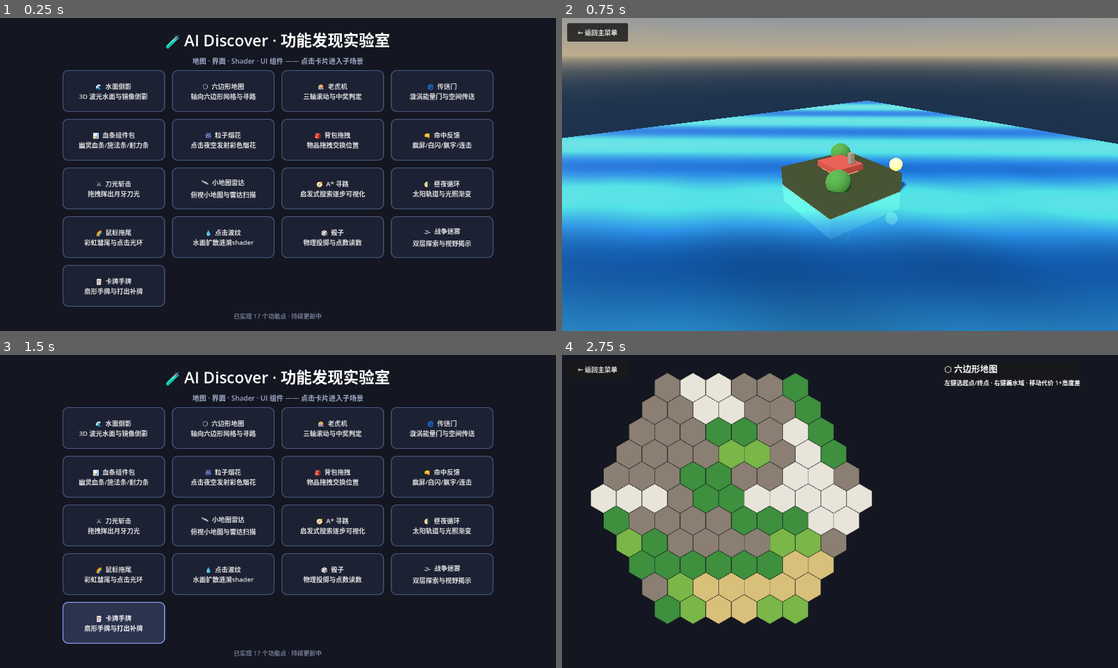
Above: before the commit, frames 1-4 (two rows, left to right).
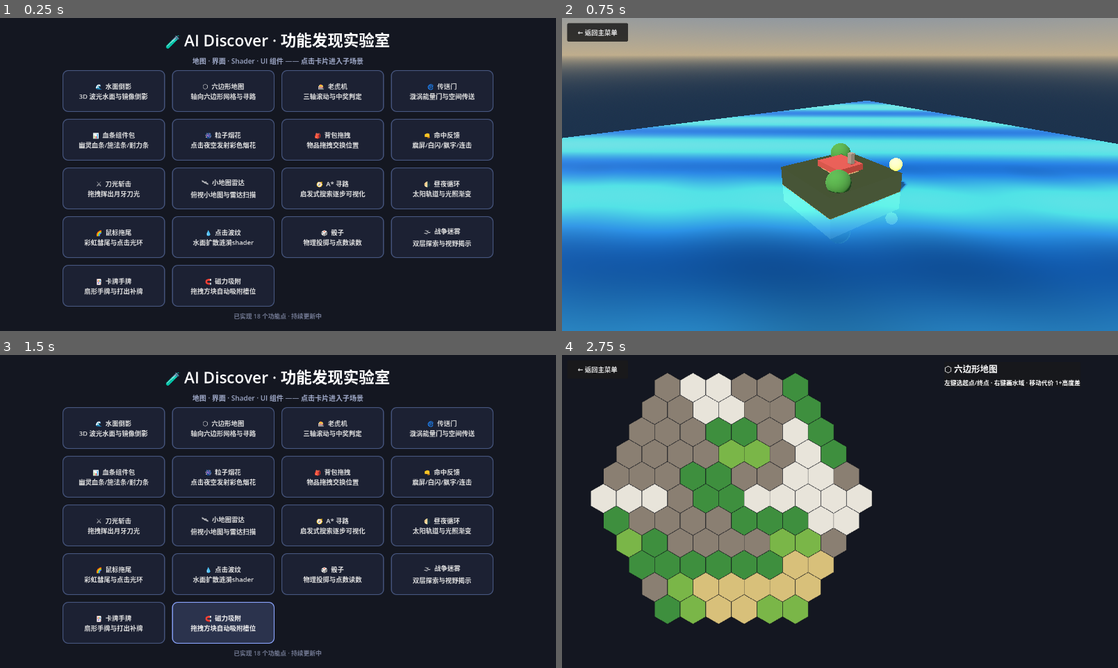
Above: after the commit, the same moments.

Repository: richardkiwilee/pyFramework
Game: Godot game, scene res://scenes/menu.tscn
The game is run twice, just before and just after one commit, with the same random seed, the same clock (stepped at 60 frames per second) and the same inputs.
Inputs:
- Up to frame 1 (0.25 s): no input
- Up to frame 2 (0.75 s): click "🌊 水面倒影 3D 波光水面与镜像倒影" at 0.5 s
- Up to frame 3 (1.5 s): click "← 返回主菜单" at 1.25 s
- Up to frame 4 (2.75 s): click "⬡ 六边形地图 轴向六边形网格与寻路" at 2 s

The runs differ from the first frame. In frame 1, 0.5% of the frame differs, in the area x 30-50%, y 78-96%; in frame 2, nothing differs; in frame 3, 4.7%, in the area x 11-50%, y 78-96%; in frame 4, nothing differs.

Commit message:
ai-discover: 功能18 磁力吸附——拖拽方块吸附最近空槽/弹回
Co-Authored-By: Claude <noreply@anthropic.com>

Diff:
--- /dev/null
+++ b/ai-discover/features/magnet_snap/magnet_snap.gd
@@ -0,0 +1,156 @@
+extends Control
+## =============================================================================
+## 磁力吸附拖拽 —— 拖动方块，松手自动吸附到最近的空槽位
+## =============================================================================
+## · 4×4 槽位网格（右侧），彩色方块堆（左侧）；
+## · 拖动方块跟随鼠标，实时高亮"将吸附的最近空槽"（吸附半径内）；
+## · 松手：吸附半径内有空槽 → 平滑滑入槽心并锁定；
+##         没有可用槽 → 弹回原位置；
+## · 点击已入槽的方块可以再次拿起。
+## =============================================================================
+
+const SLOT_GRID := Vector2i(4, 4)
+const SLOT_SPACING := 118.0
+const SLOT_ORIGIN := Vector2(560, 120)
+const SNAP_RADIUS := 95.0
+
+const BLOCK_COLORS: Array[Color] = [
+	Color(0.90, 0.35, 0.30), Color(0.35, 0.75, 0.40), Color(0.30, 0.55, 0.95),
+	Color(0.95, 0.80, 0.25), Color(0.70, 0.40, 0.95), Color(0.35, 0.85, 0.85),
+	Color(0.95, 0.60, 0.25), Color(0.85, 0.45, 0.70),
+]
+
+var _slots: Array[Vector2] = []
+var _blocks: Array = []             # {node, home, slot}  slot=-1 未入槽
+var _dragging: Dictionary = {}      # {node, offset}
+var _snap_target := -1
+
+@onready var status_label: Label = $CanvasLayer/StatusLabel
+
+
+func _ready() -> void:
+	for gy in SLOT_GRID.y:
+		for gx in SLOT_GRID.x:
+			_slots.append(SLOT_ORIGIN + Vector2(gx, gy) * SLOT_SPACING)
+	# 左侧方块堆
+	for i in BLOCK_COLORS.size():
+		var b := _make_block(BLOCK_COLORS[i], i)
+		var home := Vector2(90 + (i % 2) * 130, 140 + (i / 2) * 130)
+		b.position = home
+		_blocks.append({"node": b, "home": home, "slot": -1})
+	queue_redraw()
+
+
+func _make_block(color: Color, idx: int) -> Control:
+	var b := Control.new()
+	b.custom_minimum_size = Vector2(84, 84)
+	var sb := StyleBoxFlat.new()
+	sb.bg_color = color
+	sb.set_corner_radius_all(14)
+	sb.border_color = Color(1, 1, 1, 0.35)
+	sb.set_border_width_all(3)
+	var panel := Panel.new()
+	panel.size = Vector2(84, 84)
+	panel.add_theme_stylebox_override("panel", sb)
+	panel.mouse_filter = Control.MOUSE_FILTER_IGNORE
+	b.add_child(panel)
+	var l := Label.new()
+	l.text = "★%d" % (idx + 1)
+	l.size = Vector2(84, 84)
+	l.horizontal_alignment = HORIZONTAL_ALIGNMENT_CENTER
+	l.vertical_alignment = VERTICAL_ALIGNMENT_CENTER
+	l.mouse_filter = Control.MOUSE_FILTER_IGNORE
+	l.add_theme_font_size_override("font_size", 22)
+	b.add_child(l)
+	b.gui_input.connect(_on_block_input.bind(b))
+	add_child(b)
+	return b
+
+
+func _on_block_input(event: InputEvent, b: Control) -> void:
+	if event is InputEventMouseButton:
+		if event.pressed and event.button_index == MOUSE_BUTTON_LEFT:
+			_start_drag(b)
+		elif not event.pressed and event.button_index == MOUSE_BUTTON_LEFT:
+			_end_drag()
+
+
+func _start_drag(b: Control) -> void:
+	var entry := _entry_of(b)
+	_dragging = {"node": b, "offset": b.position - get_viewport().get_mouse_position()}
+	if entry["slot"] >= 0:
+		entry["slot"] = -1   # 拿起即脱离槽位
+	b.z_index = 50
+
+
+func _entry_of(b: Control) -> Dictionary:
+	for e in _blocks:
+		if e["node"] == b:
+			return e
+	return {}
+
+
+func _process(_delta: float) -> void:
+	if _dragging.is_empty():
+		return
+	var b: Control = _dragging["node"]
+	b.position = get_viewport().get_mouse_position() + _dragging["offset"]
+	# 找最近空槽（吸附半径内）
+	_snap_target = _nearest_free_slot(b.position + Vector2(42, 42))
+	queue_redraw()
+
+
+func _end_drag() -> void:
+	if _dragging.is_empty():
+		return
+	var b: Control = _dragging["node"]
+	var entry := _entry_of(b)
+	_dragging = {}
+	b.z_index = 0
+	if _snap_target >= 0:
+		entry["slot"] = _snap_target
+		var tw := b.create_tween()
+		tw.tween_property(b, "position", _slots[_snap_target] - Vector2(42, 42), 0.18) \
+			.set_trans(Tween.TRANS_QUAD).set_ease(Tween.EASE_OUT)
+		status_label.text = "🧲 吸附到槽位 %d" % _snap_target
+	else:
+		var tw := b.create_tween()
+		tw.tween_property(b, "position", entry["home"], 0.25) \
+			.set_trans(Tween.TRANS_BACK).set_ease(Tween.EASE_OUT)
+		status_label.text = "没有可用槽位，方块弹回"
+	_snap_target = -1
+	queue_redraw()
+
+
+func _nearest_free_slot(pos: Vector2) -> int:
+	var best := -1
+	var best_d := SNAP_RADIUS
+	for i in _slots.size():
+		if _slot_taken(i):
+			continue
+		var d := pos.distance_to(_slots[i])
+		if d < best_d:
+			best_d = d
+			best = i
+	return best
+
+
+func _slot_taken(idx: int) -> bool:
+	for e in _blocks:
+		if e["slot"] == idx:
+			return true
+	return false
+
+
+func _draw() -> void:
+	# 槽位
+	for i in _slots.size():
+		var p := _slots[i]
+		if _slot_taken(i):
+			draw_circle(p, 34, Color(0.20, 0.24, 0.32))
+		else:
+			draw_circle(p, 34, Color(0.11, 0.13, 0.19))
+		if _snap_target == i:
+			draw_arc(p, 42, 0, TAU, 32, Color(0.4, 0.9, 1.0), 4.0)   # 吸附预告
+		draw_arc(p, 34, 0, TAU, 32, Color(0.35, 0.4, 0.55), 2.0)
+	draw_line(Vector2(430, 60), Vector2(430, 660), Color(0.2, 0.22, 0.3), 2.0)
--- /dev/null
+++ b/ai-discover/features/magnet_snap/magnet_snap.tscn
@@ -0,0 +1,41 @@
+[gd_scene load_steps=3 format=3]
+
+[ext_resource type="Script" path="res://features/magnet_snap/magnet_snap.gd" id="1_main"]
+[ext_resource type="PackedScene" path="res://scenes/back_button.tscn" id="2_back"]
+
+[node name="MagnetSnap" type="Control"]
+layout_mode = 3
+anchors_preset = 15
+anchor_right = 1.0
+anchor_bottom = 1.0
+grow_horizontal = 2
+grow_vertical = 2
+script = ExtResource("1_main")
+
+[node name="BackButton" parent="." instance=ExtResource("2_back")]
+
+[node name="CanvasLayer" type="CanvasLayer" parent="."]
+
+[node name="Title" type="Label" parent="CanvasLayer"]
+offset_left = 60.0
+offset_top = 40.0
+offset_right = 400.0
+offset_bottom = 80.0
+theme_override_font_sizes/font_size = 24
+text = "🧲 磁力吸附"
+
+[node name="LeftHint" type="Label" parent="CanvasLayer"]
+offset_left = 60.0
+offset_top = 560.0
+offset_right = 400.0
+offset_bottom = 650.0
+theme_override_font_sizes/font_size = 14
+text = "左侧方块：\n按住拖动 → 右侧槽位\n松手自动吸附最近空槽"
+
+[node name="StatusLabel" type="Label" parent="CanvasLayer"]
+offset_left = 16.0
+offset_top = 690.0
+offset_right = 1000.0
+offset_bottom = 716.0
+theme_override_font_sizes/font_size = 15
+text = "拖动方块尝试吸附 · 已入槽的方块可再次拿起"
--- a/ai-discover/scripts/menu.gd
+++ b/ai-discover/scripts/menu.gd
@@ -27,6 +27,7 @@
 	{"icon": "🎲", "name": "骰子", "desc": "物理投掷与点数读数", "scene": "res://features/dice/dice.tscn"},
 	{"icon": "🌫", "name": "战争迷雾", "desc": "双层探索与视野揭示", "scene": "res://features/fog_of_war/fog_of_war.tscn"},
 	{"icon": "🃏", "name": "卡牌手牌", "desc": "扇形手牌与打出补牌", "scene": "res://features/card_hand/card_hand.tscn"},
+	{"icon": "🧲", "name": "磁力吸附", "desc": "拖拽方块自动吸附槽位", "scene": "res://features/magnet_snap/magnet_snap.tscn"},
 ]
 
 @onready var grid: GridContainer = $CenterBox/VBox/Grid
